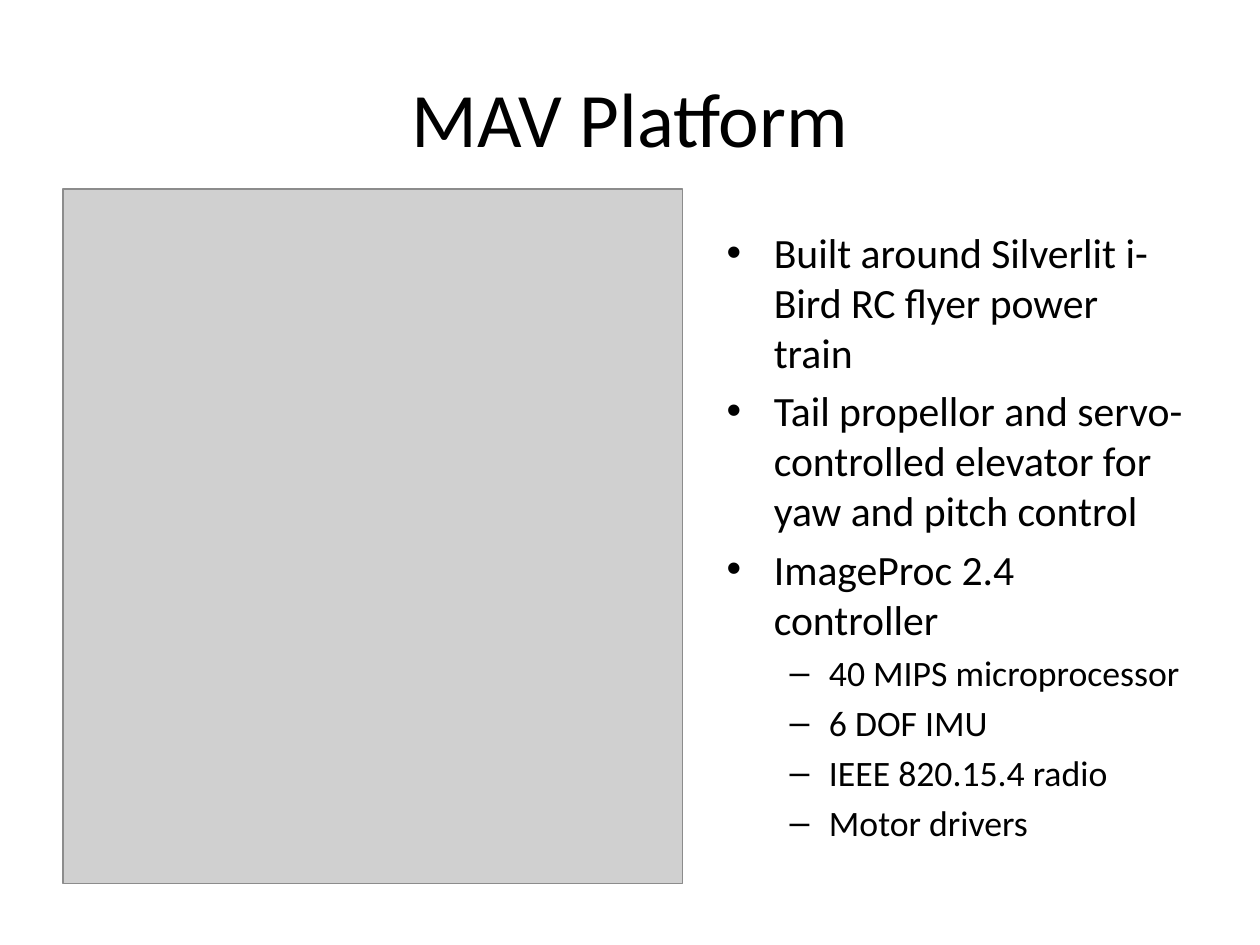
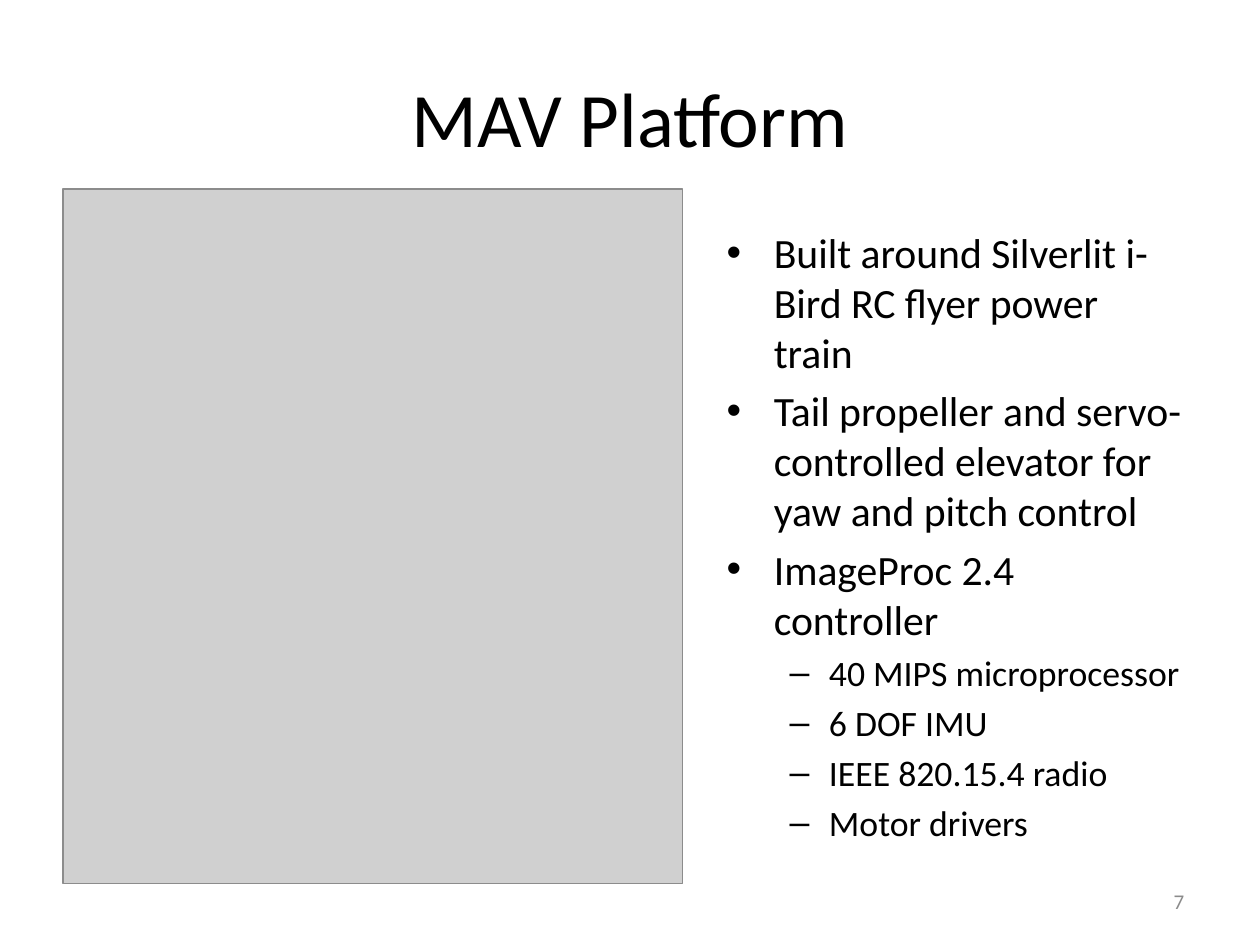
Before and after one commit to ryanjulian/manuscript-aamas2013, a slide deck: slide 7 of presentation/AAMAS_2013.pptx. Drawn at 1260x945 pixels with LibreOffice and Linux fonts; fonts in the diff are those of the drawing; grey boxes stand for pictures. Boxes give left, top, right and bottom in pixels: in the first picture for what was removed or moved away, otherwise in the second. Text is boxed around its words. In the diff, an @@ line names an element or a change of style, - is before the commit and + after.

```diff
--- a/presentation/AAMAS_2013.pptx
+++ b/presentation/AAMAS_2013.pptx
@@ text at box(774, 397, 1181, 533): text changed @@
-• Tail propellor and servo-controlled elevator for yaw and pitch control
+• Tail propeller and servo-controlled elevator for yaw and pitch control
@@ page number added at box(1174, 895, 1185, 909), 12 pt, text #8C8C8C @@
+7
```
Also in this commit, not shown: 20 other slides changed, 2 slides added, 2 slides removed, 1 other file.
